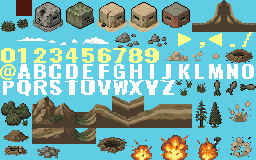
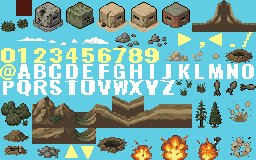
Before/after of a (256, 160) layered artwork. What changed in the layer stack:
painted on "pillboxtiles.gif" over [65, 83, 233, 159]
